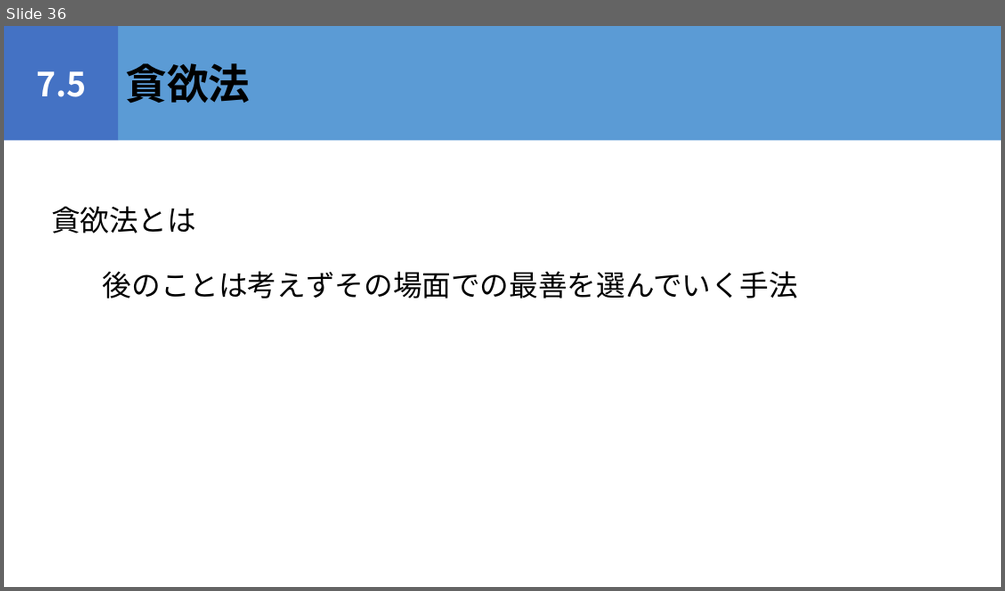
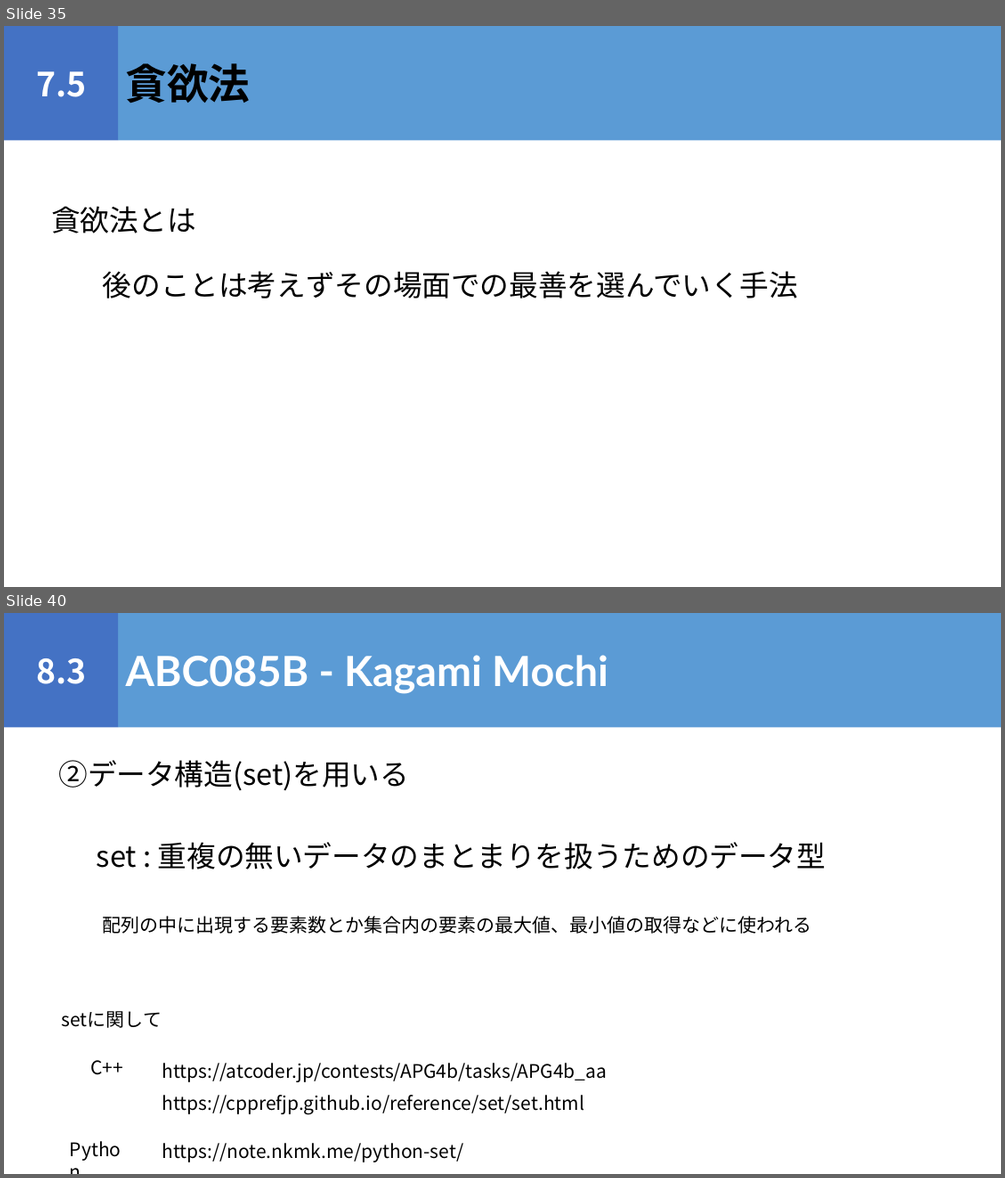
Before and after one commit to igeeeeee/triC_AtCoder_Beginners_Selection, a slide deck: ABS_勉強会.pptx. Shown one above the other, each under a label of ours: slide 36 before the commit, slides 35 and 40 after it; the slides between them are not shown. The pictures are 1005x591 and 1005x1178 pixels, drawn with LibreOffice and Linux fonts; fonts in the diff are those of the drawing. Boxes give left, top, right and bottom in pixels: in the first picture for what was removed or moved away, otherwise in the second. Text is boxed around its words. In the diff, an @@ line names an element or a change of style, - is before the commit and + after.

```diff
--- a/ABS_勉強会.pptx
+++ b/ABS_勉強会.pptx
@@ slide 40 added at <box>4,613,1001,1174</box>, background #FFFFFF @@
@@ rectangle added at <box>4,613,119,728</box>, fill #4472C4, 32 pt, text #FFFFFF, bold @@
+8.3
@@ rectangle added at <box>119,613,1001,728</box>, fill #5B9BD5, 40 pt, text #FFFFFF, bold @@
+ABC085B - Kagami Mochi
@@ text added at <box>58,760,409,790</box>, 28 pt, text #000000 @@
+②データ構造(set)を用いる
@@ text added at <box>97,842,825,869</box>, 28 pt, text #000000 @@
+set : 重複の無いデータのまとまりを扱うためのデータ型
@@ text added at <box>103,916,812,933</box>, 18 pt, text #000000 @@
+配列の中に出現する要素数とか集合内の要素の最大値、最小値の取得などに使われる
@@ text added at <box>62,1011,162,1028</box>, 18 pt, text #000000 @@
+setに関して
@@ text added at <box>91,1060,124,1075</box>, 18 pt, text #000000 @@
+C++
@@ text added at <box>162,1062,607,1082</box>, 18 pt, text #000000 @@
+https://atcoder.jp/contests/APG4b/tasks/APG4b_aa
@@ text added at <box>162,1094,584,1114</box>, 18 pt, text #000000 @@
+https://cpprefjp.github.io/reference/set/set.html
@@ text added at <box>63,1135,138,1164</box>, 18 pt, text #000000 @@
+Python
@@ text added at <box>162,1143,463,1162</box>, 18 pt, text #000000 @@
+https://note.nkmk.me/python-set/
@@ what was slide 36 is now slide 35 @@
```
Also in this commit, not shown: 1 slide changed, 8 other slides added, 5 other files.
